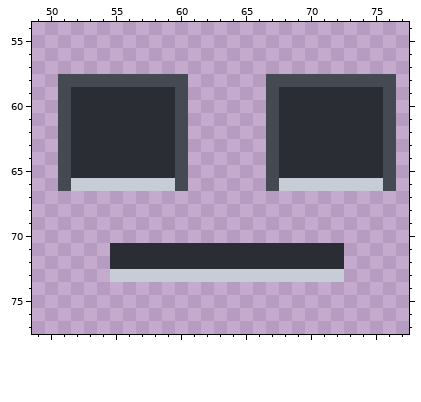
Pixel-art file -- fuentes/aseprite/geo/caras_face_2.aseprite. The picture above is the old version.
128x128 pixels, 1 frame. Shown: x 49..77, y 54..77.
Now the later version:
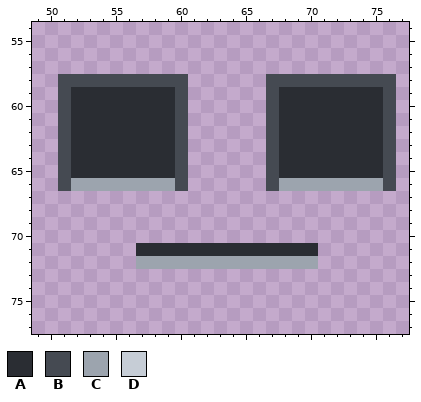
Palette (. is transparent): A #2a2d33  B #454a52  C #9ca4ae  D #c6cdd6
Change:
@@ x 49..77 @@
 65 ..BAAAAAAAAB......BAAAAAAAAB.
-66 ..BDDDDDDDDB......BDDDDDDDDB.
+66 ..BCCCCCCCCB......BCCCCCCCCB.
 67 .............................
@@ x 49..77 @@
 70 .............................
-71 ......AAAAAAAAAAAAAAAAAA.....
-72 ......AAAAAAAAAAAAAAAAAA.....
-73 ......DDDDDDDDDDDDDDDDDD.....
+71 ........AAAAAAAAAAAAAA.......
+72 ........CCCCCCCCCCCCCC.......
+73 .............................
 74 .............................
Boxes around the changes in both pictures, in picture pixels (x1, y1, x2, y2):
changed: (71, 178, 383, 282)
